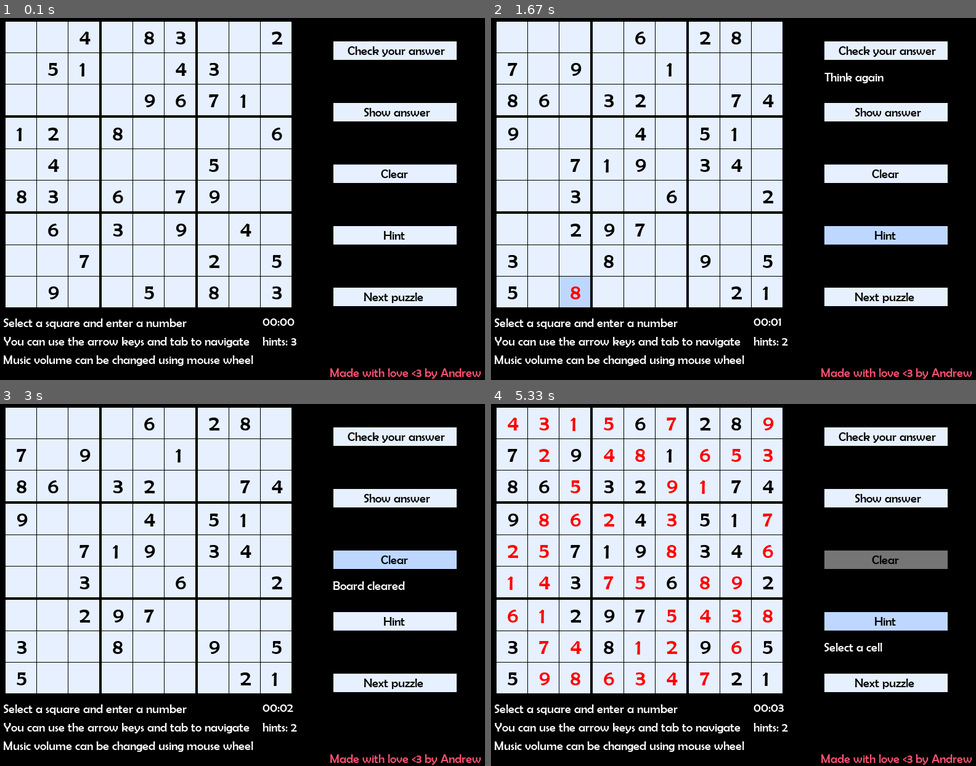
Above: before the commit, frames 1-4 (two rows, left to right).
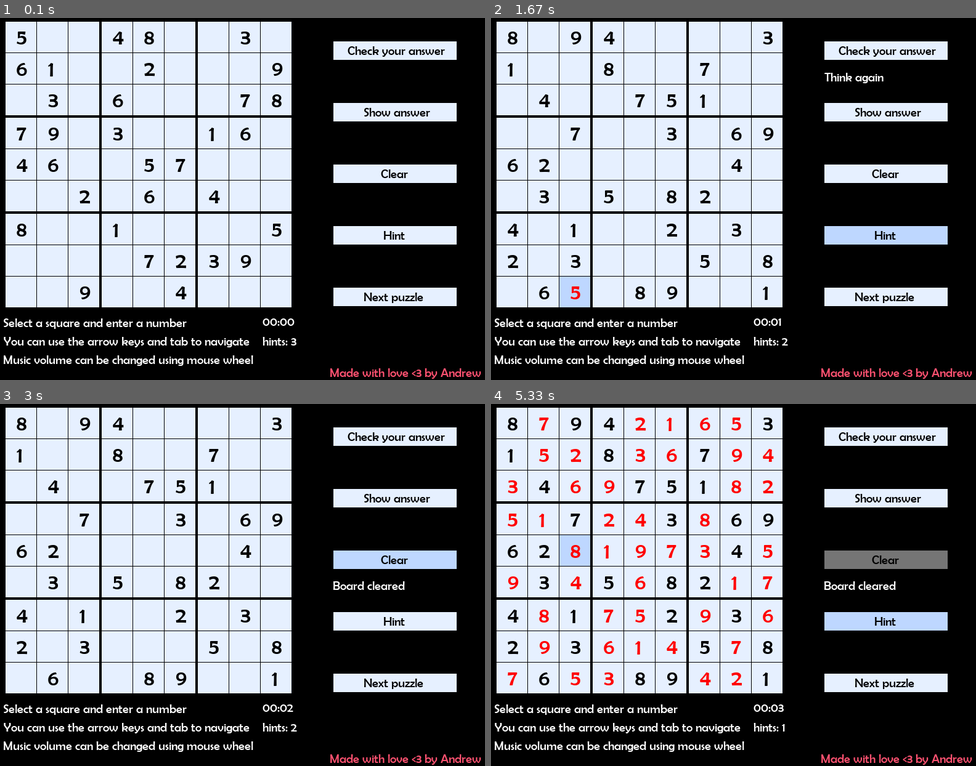
Above: after the commit, the same moments.

Repository: bafyle/Sudoku-game-using-Pygame
Game: pygame game, started from sudoku.py
Same seed, same stepped clock (60 frames per second), same inputs: the game is played once before the commit and once after it.
Inputs (mouse positions are in pixels of both pictures, inside the frame that each line leads up to):
- Up to frame 1 (0.1 s): no input
- Up to frame 2 (1.67 s): click (883, 296) at 0.38 s; click (883, 50) at 0.72 s; click (578, 282) at 1.05 s; click (883, 235) at 1.38 s
- Up to frame 3 (3 s): click (252, 458) at 1.72 s; click (218, 679) at 2.05 s; click (223, 519) at 2.38 s; click (339, 552) at 2.72 s
- Up to frame 4 (5.33 s): click (859, 548) at 3.05 s; click (912, 552) at 3.38 s; click (835, 516) at 3.72 s; click (845, 490) at 4.05 s; click (752, 566) at 4.38 s; click (588, 559) at 4.72 s; click (864, 621) at 5.05 s

The runs differ from the first frame. In frame 1, 2.4% of the frame differs, in the area x 3-59%, y 3-78%; in frame 2, 2.4%; in frame 3, 2.3%; in frame 4, 4.7%, in the area x 3-84%, y 3-91%.

Commit message:
increased the number of puzzles in the database and minor changes to the code

Diff:
--- a/database/create_database.py
+++ b/database/create_database.py
@@ -1,16 +1,23 @@
 import pandas as pd
 import sqlite3 as sql
+from pathlib import Path
+import os
 
-puzzles_number = 100 # first 100 puzzle
+DB_PATH = r"./puzzles.db"
+puzzles_db_path = Path(DB_PATH)
+if puzzles_db_path.exists():
+    os.remove(DB_PATH)
 
-connection = sql.connect(r"./puzzles.db")
+puzzles_number = 1000 # first 100 puzzle
+
+connection = sql.connect(DB_PATH)
 """
 The database location is relative to the parent directory, not to this directory.
 """
 cur = connection.cursor()
 
 # create the database schema
-with open(r"database/Table Creation.sql", 'r') as f:
+with open(r"database/Database Schema.sql", 'r') as f:
     cur.executescript(f.read())
 
 data = pd.read_csv("database/sudoku.csv") # relative location to parent dir
--- a/database/database.py
+++ b/database/database.py
@@ -5,20 +5,29 @@
     Connects to sqlite database in read-only mode by passing
     the database path in string
     """
-    def __init__(self, dbpath: str):
-        self.database_path = dbpath
+    def __init__(self, db_path: str):
+        self.database_path = db_path
 
         connection_query = rf"file:{self.database_path}?mode=ro"
         Database.connection = sqlite3.connect(connection_query, uri = True)
 
         self.cursor = Database.connection.cursor()
 
+
+    def get_number_of_puzzles(self) -> int:
+        """
+        Return the number of puzzles in the database
+        """
+        data = self.cursor.execute("Select count(quiz) from Quizzes")
+        return data.fetchone()[0]
+
+
     def get_puzzle_string(self, id: int) -> str:
         """
         This function reads a puzzle from the database and returns
         it in string foramt
         """
-        puzzle_text = self.cursor.execute("SELECT quiz FROM Quizzes WHERE q_id = ?", [id])
+        data = self.cursor.execute("SELECT quiz FROM Quizzes WHERE q_id = ?", [id])
 
         """
             Since the q_id is a primary key in the database,
@@ -28,9 +37,7 @@
                 puzzle_text = i
             puzzle_text = puzzle_text[0]
         """
-
-        for row in puzzle_text:
-            return row[0]
+        return data.fetchone()[0]
 
     def get_answer_string(self, id: int) -> str:
         """
@@ -39,11 +46,7 @@
         """
         answer_text = self.cursor.execute("SELECT quiz FROM Answers WHERE a_id = ?", [id])
 
-        for i in answer_text:
-            answer_text = i
-        answer_text = answer_text[0]
-
-        return answer_text
+        return answer_text.fetchone()[0]
 
     @classmethod
     def close_connection(cls):
--- a/sudoku.py
+++ b/sudoku.py
@@ -39,7 +39,8 @@
             Buttons.Button("Hint", (550, 350, 200, 30), self.win),
         ]
         self.database_connection = Database("./puzzles.db")
-        self.current_puzzle_index = random.randint(1, 100)
+        self.number_of_puzzles = self.database_connection.get_number_of_puzzles()
+        self.current_puzzle_index = random.randint(1, self.number_of_puzzles-1)
         self.puzzle = self.get_new_puzzle_from_db_as_list()
 
         self.board = Board.Board(self.puzzle, self.win)
@@ -84,7 +85,7 @@
         """
         Updates the puzzle ID and gets new puzzle from the database
         """
-        self.current_puzzle_index = ((self.current_puzzle_index) % 100) + 1
+        self.current_puzzle_index = ((self.current_puzzle_index) % self.number_of_puzzles) + 1
         self.puzzle = self.get_new_puzzle_from_db_as_list()
         self.board = Board.Board(self.puzzle, self.win)
 
Binary file changed: puzzles.db
Not shown, added: database/Database Schema.sql
